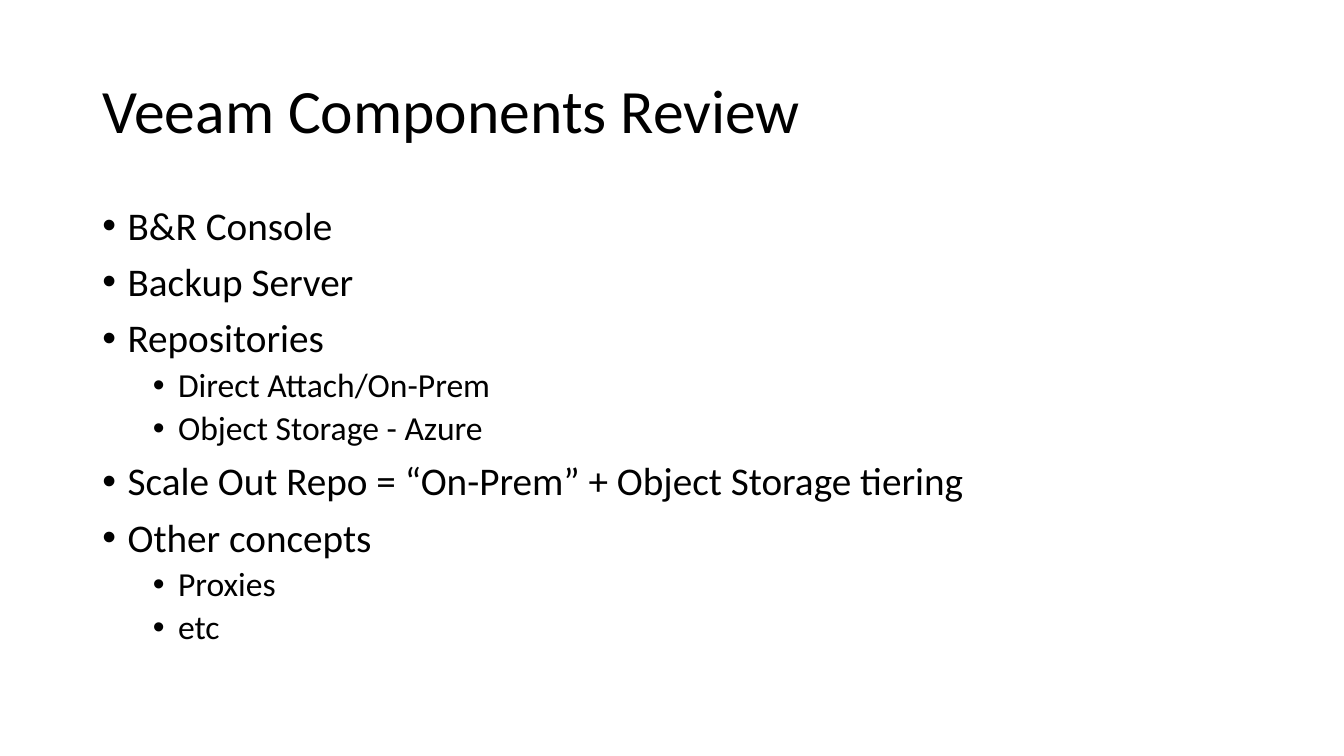
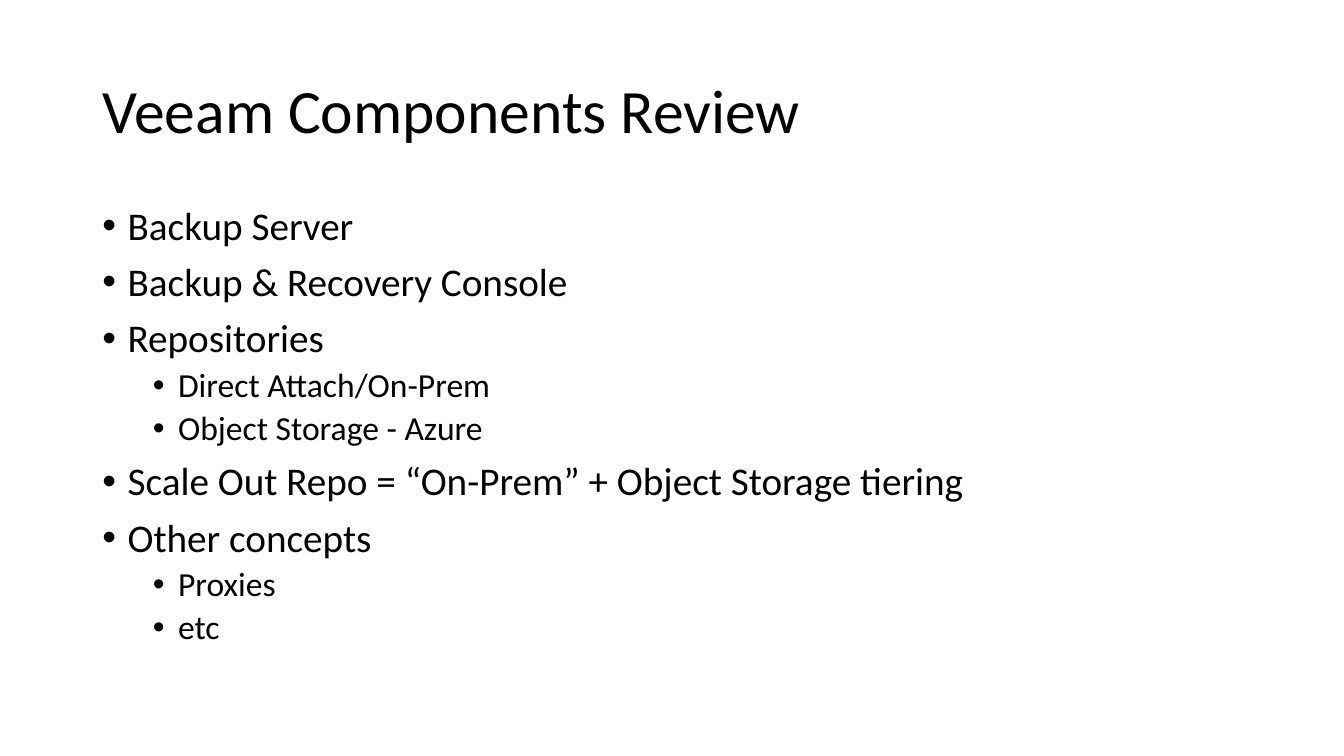
Before and after one commit to dkirby-ms/VeeamOnAzureLab, a slide deck: slide 5 of Veeam Lab Guide.pptx (slide 6 before the commit). Drawn at 1344x756 pixels with LibreOffice and Linux fonts; fonts in the diff are those of the drawing. Boxes give left, top, right and bottom in pixels: in the first picture for what was removed or moved away, otherwise in the second. Text is boxed around its words. In the diff, an @@ line names an element or a change of style, - is before the commit and + after.

```diff
--- a/Veeam Lab Guide.pptx
+++ b/Veeam Lab Guide.pptx
@@ text at box(128, 212, 333, 241): paragraph removed @@
-• B&R Console
@@ text at box(128, 268, 568, 303): paragraph added @@
+• Backup & Recovery Console
```
Also in this commit, not shown: 4 other slides changed, 2 slides added, 2 slides removed, 1 other file.
